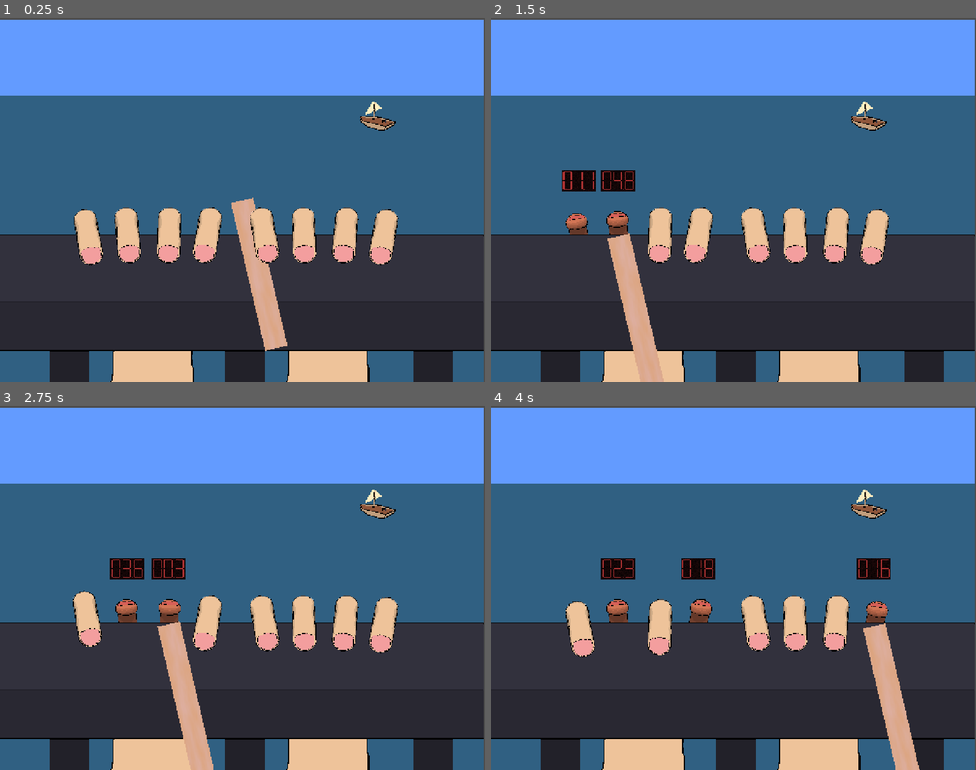
Above: before the commit, frames 1-4 (two rows, left to right).
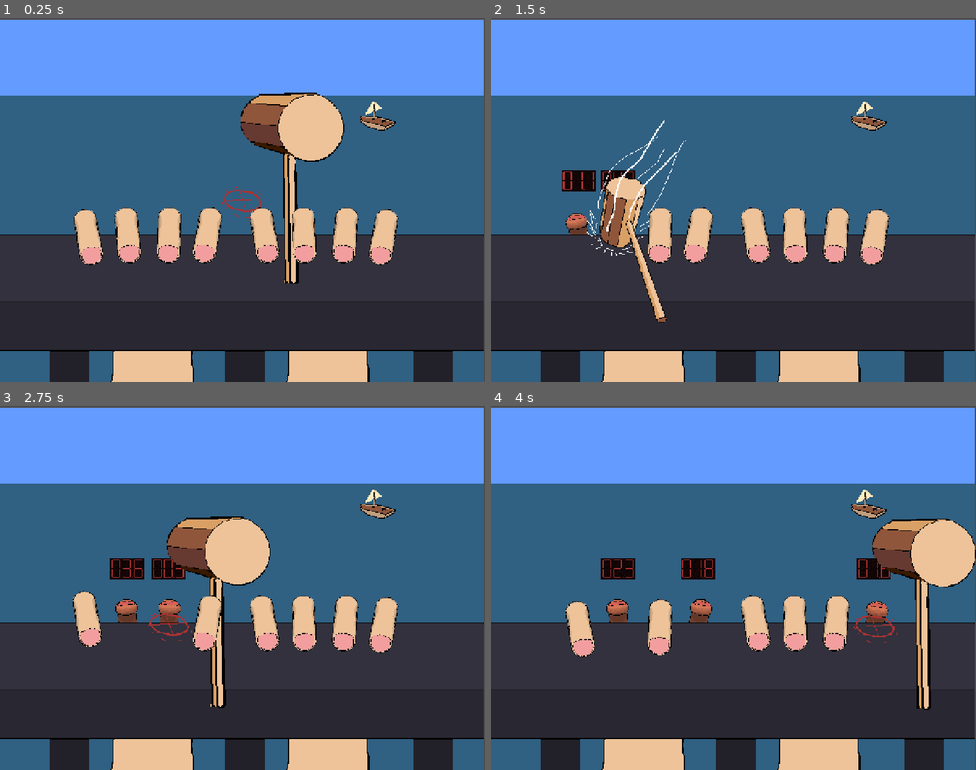
Above: after the commit, the same moments.

Repository: tom-frantz/gmtk-2026
Game: Godot game, scene res://scenes/minigames/finger_hammer/minigame_finger_hammer.tscn
Two runs of this game, one before a commit and one after it. Both use one fixed random seed, a clock stepped at 60 frames per second and the inputs below. This scene is started directly instead of the project's main scene. Sound files missing from this copy of the repository are replaced by a short silence.
Inputs (mouse positions are in pixels of both pictures, inside the frame that each line leads up to):
- Up to frame 1 (0.25 s): no input
- Up to frame 2 (1.5 s): tap Enter at 0.5 s; move the mouse to (578, 236) at 0.52 s; click (578, 236) at 0.6 s; tap Space at 1.25 s; move the mouse to (617, 236) at 1.27 s; click (617, 236) at 1.35 s
- Up to frame 3 (2.75 s): tap Enter at 2 s; move the mouse to (169, 624) at 2.02 s; click (169, 624) at 2.1 s
- Up to frame 4 (4 s): move the mouse to (699, 624) at 2.77 s; click (699, 624) at 2.85 s; move the mouse to (874, 624) at 3.52 s; click (874, 624) at 3.6 s

The runs differ from the first frame. In frame 1, 5.8% of the frame differs, in the area x 45-71%, y 20-92%; in frame 2, 3.7%; in frame 3, 6.0%; in frame 4, 6.2%, in the area x 74-100%, y 31-100%.

Commit message:
Use Finger Hammer Hammer Sprites

Diff:
--- a/scenes/minigames/finger_hammer/hammer.gd
+++ b/scenes/minigames/finger_hammer/hammer.gd
@@ -8,3 +8,8 @@
     if event is InputEventMouseButton and event.is_pressed():
         if (event as InputEventMouseButton).button_index == MOUSE_BUTTON_LEFT:
             (%HammerHitSFX as AudioStreamPlayer).play()
+            (%AnimationPlayer as AnimationPlayer).play("hit")
+            (%Timer as Timer).start()
+
+func _on_timer_timeout() -> void:
+    (%AnimationPlayer as AnimationPlayer).play("RESET")
--- a/scenes/minigames/finger_hammer/hammer.tscn
+++ b/scenes/minigames/finger_hammer/hammer.tscn
@@ -4,18 +4,8 @@
 [ext_resource type="AudioStream" uid="uid://cx3tb71nbqdj8" path="res://assets/sound/fx/hammer hit.wav" id="2_jsm4g"]
 [ext_resource type="AudioStream" uid="uid://bouhhls1sbljd" path="res://assets/sound/fx/hammer hit2.wav" id="3_syc5e"]
 [ext_resource type="AudioStream" uid="uid://dlx8ontsfwdl4" path="res://assets/sound/fx/hammer hit3.wav" id="4_hisfn"]
-
-[sub_resource type="BoxMesh" id="BoxMesh_7tylt"]
-size = Vector3(60, 400, 1)
-
-[sub_resource type="Gradient" id="Gradient_0jjch"]
-colors = PackedColorArray(0.8675319, 0.68598944, 0.6298464, 1, 0.8628777, 0.64031297, 0.48082602, 1)
-
-[sub_resource type="FastNoiseLite" id="FastNoiseLite_r1ynv"]
-
-[sub_resource type="NoiseTexture2D" id="NoiseTexture2D_7tylt"]
-noise = SubResource("FastNoiseLite_r1ynv")
-color_ramp = SubResource("Gradient_0jjch")
+[ext_resource type="Texture2D" uid="uid://b2s35iq4s6211" path="res://assets/finger_hammer_hammer01.png" id="6_kmm6x"]
+[ext_resource type="Texture2D" uid="uid://dd206drdjycm3" path="res://assets/finger_hammer_hammer02.png" id="7_kmm6x"]
 
 [sub_resource type="AudioStreamRandomizer" id="AudioStreamRandomizer_kmm6x"]
 random_pitch = 1.3548814
@@ -24,17 +14,121 @@
 stream_1/stream = ExtResource("3_syc5e")
 stream_2/stream = ExtResource("4_hisfn")
 
+[sub_resource type="Animation" id="Animation_hisfn"]
+length = 0.001
+tracks/0/type = "value"
+tracks/0/imported = false
+tracks/0/enabled = true
+tracks/0/path = NodePath(".:texture")
+tracks/0/interp = 1
+tracks/0/loop_wrap = true
+tracks/0/keys = {
+"times": PackedFloat32Array(0),
+"transitions": PackedFloat32Array(1),
+"update": 1,
+"values": [ExtResource("6_kmm6x")]
+}
+tracks/1/type = "value"
+tracks/1/imported = false
+tracks/1/enabled = true
+tracks/1/path = NodePath(".:position")
+tracks/1/interp = 1
+tracks/1/loop_wrap = true
+tracks/1/keys = {
+"times": PackedFloat32Array(0),
+"transitions": PackedFloat32Array(1),
+"update": 0,
+"values": [Vector2(97, -69.99999)]
+}
+tracks/2/type = "value"
+tracks/2/imported = false
+tracks/2/enabled = true
+tracks/2/path = NodePath(".:rotation")
+tracks/2/interp = 1
+tracks/2/loop_wrap = true
+tracks/2/keys = {
+"times": PackedFloat32Array(0),
+"transitions": PackedFloat32Array(1),
+"update": 0,
+"values": [0.0]
+}
+
+[sub_resource type="Animation" id="Animation_kmm6x"]
+resource_name = "hit"
+length = 0.13333334
+tracks/0/type = "value"
+tracks/0/imported = false
+tracks/0/enabled = true
+tracks/0/path = NodePath(".:texture")
+tracks/0/interp = 1
+tracks/0/loop_wrap = true
+tracks/0/keys = {
+"times": PackedFloat32Array(0, 0.03333333),
+"transitions": PackedFloat32Array(1, 1),
+"update": 1,
+"values": [ExtResource("7_kmm6x"), ExtResource("7_kmm6x")]
+}
+tracks/1/type = "value"
+tracks/1/imported = false
+tracks/1/enabled = true
+tracks/1/path = NodePath(".:position")
+tracks/1/interp = 1
+tracks/1/loop_wrap = true
+tracks/1/keys = {
+"times": PackedFloat32Array(0, 0.03333333, 0.03351175),
+"transitions": PackedFloat32Array(1, 1, 1),
+"update": 0,
+"values": [Vector2(129, -117.00001), Vector2(52, -37), Vector2(82, -72)]
+}
+tracks/2/type = "value"
+tracks/2/imported = false
+tracks/2/enabled = true
+tracks/2/path = NodePath(".:rotation")
+tracks/2/interp = 1
+tracks/2/loop_wrap = true
+tracks/2/keys = {
+"times": PackedFloat32Array(0, 0.03333333, 0.03351175),
+"transitions": PackedFloat32Array(1, 1, 1),
+"update": 0,
+"values": [0.20769419, 0.0, 0.0]
+}
+
+[sub_resource type="AnimationLibrary" id="AnimationLibrary_3auuh"]
+_data = {
+&"RESET": SubResource("Animation_hisfn"),
+&"hit": SubResource("Animation_kmm6x")
+}
+
 [node name="Hammer" type="Node2D" unique_id=641361467]
 script = ExtResource("1_mheix")
-
-[node name="Handle" type="MeshInstance2D" parent="." unique_id=1693229933]
-position = Vector2(43.999996, 195.99998)
-rotation = -0.22853473
-mesh = SubResource("BoxMesh_7tylt")
-texture = SubResource("NoiseTexture2D_7tylt")
 
 [node name="HammerHitSFX" type="AudioStreamPlayer" parent="." unique_id=881723576]
 unique_name_in_owner = true
 stream = SubResource("AudioStreamRandomizer_kmm6x")
 volume_db = -0.145
 playback_type = 1
+
+[node name="AnimationPlayer" type="AnimationPlayer" parent="." unique_id=425111447]
+unique_name_in_owner = true
+root_node = NodePath("../Sprite2D")
+libraries/ = SubResource("AnimationLibrary_3auuh")
+
+[node name="FingerHammerHammer01" type="Sprite2D" parent="." unique_id=2082369279]
+visible = false
+position = Vector2(96, -71)
+scale = Vector2(1.87, 1.87)
+texture = ExtResource("6_kmm6x")
+
+[node name="Sprite2D" type="Sprite2D" parent="." unique_id=1973525843]
+texture_filter = 1
+position = Vector2(97, -69.99999)
+scale = Vector2(1.8740118, 1.8740118)
+texture = ExtResource("6_kmm6x")
+
+[node name="Timer" type="Timer" parent="." unique_id=1594066219]
+unique_name_in_owner = true
+wait_time = 0.2
+one_shot = true
+
+[connection signal="finished" from="HammerHitSFX" to="." method="_on_hammer_hit_sfx_finished"]
+[connection signal="timeout" from="Timer" to="." method="_on_timer_timeout"]
